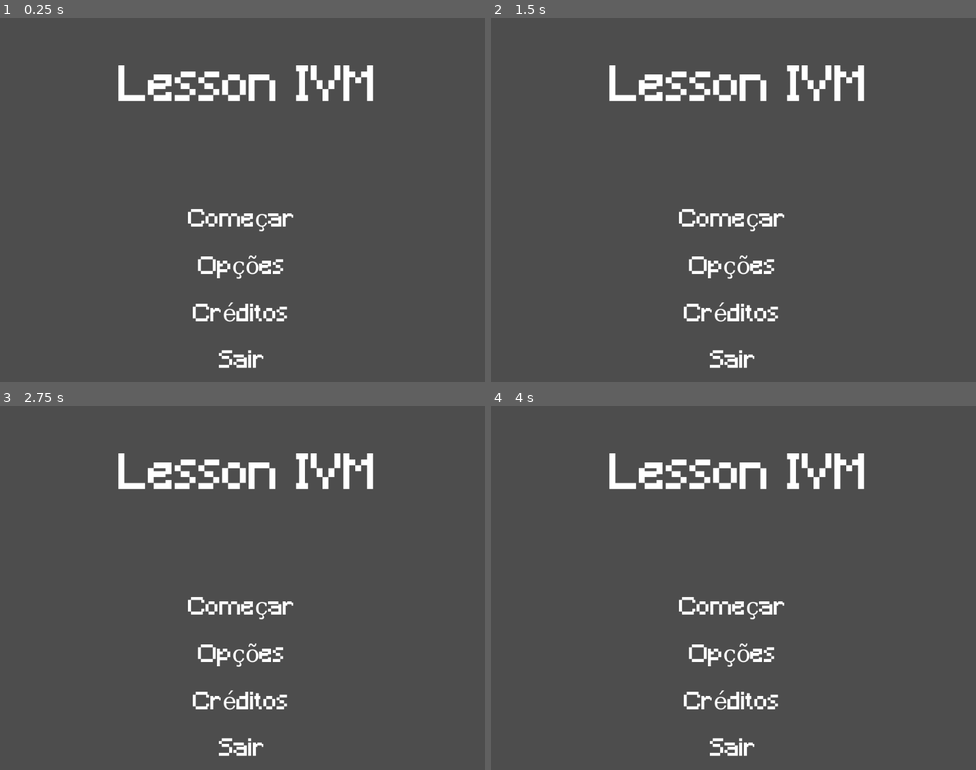
Above: before the commit, frames 1-4 (two rows, left to right).
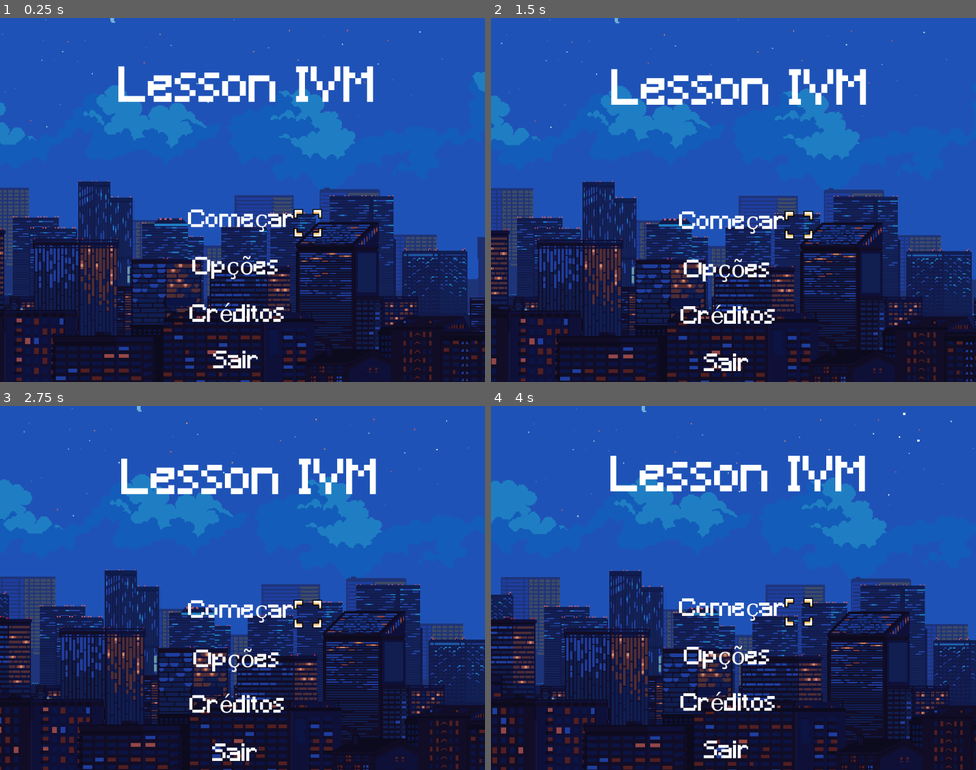
Above: after the commit, the same moments.

Repository: LaysonGabrielLopesDosSantos/XenoStory
Game: Godot game, scene res://assets/menu/code/menu.tscn
The game is run twice, just before and just after one commit, with the same random seed, the same clock (stepped at 60 frames per second) and the same inputs.
Inputs:
- Up to frame 1 (0.25 s): no input
- Up to frame 2 (1.5 s): no input
- Up to frame 3 (2.75 s): no input
- Up to frame 4 (4 s): no input

The runs differ from the first frame. In frame 1, 98% of the frame differs, in the area x 0-100%, y 0-100%; in frame 2, 99%; in frame 3, 99%; in frame 4, 99%.

Commit message:
Atualização do menu

Diff:
--- a/Lesson IVM/assets/menu/code/menu.tscn
+++ b/Lesson IVM/assets/menu/code/menu.tscn
@@ -1,6 +1,391 @@
-[gd_scene load_steps=2 format=3 uid="uid://crlwqygro2xfr"]
-
+[gd_scene load_steps=23 format=3 uid="uid://crlwqygro2xfr"]
+
+[ext_resource type="Texture2D" uid="uid://bdijx0fkglbo1" path="res://assets/background/10.png" id="1_ehdul"]
 [ext_resource type="FontFile" uid="uid://djxh6jy12evy1" path="res://assets/fonts/Minecraft.ttf" id="1_firyp"]
+[ext_resource type="Texture2D" uid="uid://cdjhulr2q4p8x" path="res://assets/select/UI_Flat_Select01a_2.png" id="3_v1alu"]
+
+[sub_resource type="GDScript" id="GDScript_h85h5"]
+resource_name = "menu"
+script/source = "extends Control
+
+var select = 0
+@onready var selection = $selection
+@onready var start = $start
+@onready var options = $configuration
+@onready var credits = $credits
+@onready var exit = $exit
+
+func _select():
+	if Input.is_action_just_pressed(\"Up\"):
+		if select > 0:
+			select -= 1
+	if Input.is_action_just_pressed(\"Down\"):
+		if select < 3:
+			select += 1
+	if select == 0:
+		selection.position.x = 650
+		selection.position.y = start.position.y + 32
+	if select == 1:
+		selection.position.x = 630
+		selection.position.y = options.position.y + 32
+	if select == 2:
+		selection.position.x = 640
+		selection.position.y = credits.position.y + 32
+	if select == 3:
+		selection.position.x = 600
+		selection.position.y = exit.position.y + 28
+
+func _process(delta):
+	_select()
+"
+
+[sub_resource type="Animation" id="Animation_je3k2"]
+resource_name = "wait"
+length = 20.0
+loop_mode = 2
+tracks/0/type = "bezier"
+tracks/0/imported = false
+tracks/0/enabled = true
+tracks/0/path = NodePath(".:position:x")
+tracks/0/interp = 1
+tracks/0/loop_wrap = true
+tracks/0/keys = {
+"handle_modes": PackedInt32Array(0, 0, 0),
+"points": PackedFloat32Array(280, -0.25, 0, 0.25, 0, 736, -0.25, 0, 0.25, 0, 296, -0.25, 0, 0.25, 0),
+"times": PackedFloat32Array(0, 20, 40)
+}
+tracks/1/type = "bezier"
+tracks/1/imported = false
+tracks/1/enabled = true
+tracks/1/path = NodePath(".:position:y")
+tracks/1/interp = 1
+tracks/1/loop_wrap = true
+tracks/1/keys = {
+"handle_modes": PackedInt32Array(0, 0, 0, 0),
+"points": PackedFloat32Array(384, -0.25, 0, 0.25, 0, 392, -0.25, 0, 0.25, 0, 384, -0.25, 0, 0.25, 0, 400, -0.25, 0, 0.25, 0),
+"times": PackedFloat32Array(0, 10, 20, 40)
+}
+
+[sub_resource type="Animation" id="Animation_qu4fl"]
+length = 0.001
+tracks/0/type = "bezier"
+tracks/0/imported = false
+tracks/0/enabled = true
+tracks/0/path = NodePath(".:position:x")
+tracks/0/interp = 1
+tracks/0/loop_wrap = true
+tracks/0/keys = {
+"handle_modes": PackedInt32Array(0),
+"points": PackedFloat32Array(512, -0.25, 0, 0.25, 0),
+"times": PackedFloat32Array(0)
+}
+tracks/1/type = "bezier"
+tracks/1/imported = false
+tracks/1/enabled = true
+tracks/1/path = NodePath(".:position:y")
+tracks/1/interp = 1
+tracks/1/loop_wrap = true
+tracks/1/keys = {
+"handle_modes": PackedInt32Array(0),
+"points": PackedFloat32Array(392, -0.25, 0, 0.25, 0),
+"times": PackedFloat32Array(0)
+}
+
+[sub_resource type="AnimationLibrary" id="AnimationLibrary_qa2dr"]
+_data = {
+"RESET": SubResource("Animation_qu4fl"),
+"wait": SubResource("Animation_je3k2")
+}
+
+[sub_resource type="Animation" id="Animation_ihlvp"]
+resource_name = "wait"
+length = 2.5
+loop_mode = 2
+tracks/0/type = "bezier"
+tracks/0/imported = false
+tracks/0/enabled = true
+tracks/0/path = NodePath(".:position:x")
+tracks/0/interp = 1
+tracks/0/loop_wrap = true
+tracks/0/keys = {
+"handle_modes": PackedInt32Array(0, 0, 0),
+"points": PackedFloat32Array(250, -0.25, 0, 0.25, 0, 256, -0.25, 0, 0.25, 0, 256, -0.25, 0, 0.25, 0),
+"times": PackedFloat32Array(0, 2.5, 5)
+}
+tracks/1/type = "bezier"
+tracks/1/imported = false
+tracks/1/enabled = true
+tracks/1/path = NodePath(".:position:y")
+tracks/1/interp = 1
+tracks/1/loop_wrap = true
+tracks/1/keys = {
+"handle_modes": PackedInt32Array(0, 0, 0),
+"points": PackedFloat32Array(101, -0.25, 0, 0.25, 0, 112, -0.25, 0, 0.25, 0, 104, -0.25, 0, 0.25, 0),
+"times": PackedFloat32Array(0, 2.5, 5)
+}
+
+[sub_resource type="Animation" id="Animation_hks87"]
+length = 0.001
+tracks/0/type = "bezier"
+tracks/0/imported = false
+tracks/0/enabled = true
+tracks/0/path = NodePath(".:position:x")
+tracks/0/interp = 1
+tracks/0/loop_wrap = true
+tracks/0/keys = {
+"handle_modes": PackedInt32Array(0),
+"points": PackedFloat32Array(256, -0.25, 0, 0.25, 0),
+"times": PackedFloat32Array(0)
+}
+tracks/1/type = "bezier"
+tracks/1/imported = false
+tracks/1/enabled = true
+tracks/1/path = NodePath(".:position:y")
+tracks/1/interp = 1
+tracks/1/loop_wrap = true
+tracks/1/keys = {
+"handle_modes": PackedInt32Array(0),
+"points": PackedFloat32Array(112, -0.25, 0, 0.25, 0),
+"times": PackedFloat32Array(0)
+}
+
+[sub_resource type="AnimationLibrary" id="AnimationLibrary_iaek3"]
+_data = {
+"RESET": SubResource("Animation_hks87"),
+"wait": SubResource("Animation_ihlvp")
+}
+
+[sub_resource type="Animation" id="Animation_eo2af"]
+resource_name = "wait"
+length = 2.5
+loop_mode = 2
+tracks/0/type = "bezier"
+tracks/0/imported = false
+tracks/0/enabled = true
+tracks/0/path = NodePath(".:position:x")
+tracks/0/interp = 1
+tracks/0/loop_wrap = true
+tracks/0/keys = {
+"handle_modes": PackedInt32Array(0),
+"points": PackedFloat32Array(397, -0.25, 0, 0.25, 0),
+"times": PackedFloat32Array(0)
+}
+tracks/1/type = "bezier"
+tracks/1/imported = false
+tracks/1/enabled = true
+tracks/1/path = NodePath(".:position:y")
+tracks/1/interp = 1
+tracks/1/loop_wrap = true
+tracks/1/keys = {
+"handle_modes": PackedInt32Array(0, 0, 0),
+"points": PackedFloat32Array(400, -0.25, 0, 0.25, 0, 408, -0.25, 0, 0.25, 0, 400, -0.25, 0, 0.25, 0),
+"times": PackedFloat32Array(0, 2.5, 5)
+}
+
+[sub_resource type="Animation" id="Animation_8k5sc"]
+length = 0.001
+tracks/0/type = "bezier"
+tracks/0/imported = false
+tracks/0/enabled = true
+tracks/0/path = NodePath(".:position:x")
+tracks/0/interp = 1
+tracks/0/loop_wrap = true
+tracks/0/keys = {
+"handle_modes": PackedInt32Array(0),
+"points": PackedFloat32Array(392, -0.25, 0, 0.25, 0),
+"times": PackedFloat32Array(0)
+}
+tracks/1/type = "bezier"
+tracks/1/imported = false
+tracks/1/enabled = true
+tracks/1/path = NodePath(".:position:y")
+tracks/1/interp = 1
+tracks/1/loop_wrap = true
+tracks/1/keys = {
+"handle_modes": PackedInt32Array(0),
+"points": PackedFloat32Array(408, -0.25, 0, 0.25, 0),
+"times": PackedFloat32Array(0)
+}
+
+[sub_resource type="AnimationLibrary" id="AnimationLibrary_arjwe"]
+_data = {
+"RESET": SubResource("Animation_8k5sc"),
+"wait": SubResource("Animation_eo2af")
+}
+
+[sub_resource type="Animation" id="Animation_kj4pm"]
+resource_name = "wait"
+length = 2.5
+loop_mode = 2
+tracks/0/type = "bezier"
+tracks/0/imported = false
+tracks/0/enabled = true
+tracks/0/path = NodePath(".:position:x")
+tracks/0/interp = 1
+tracks/0/loop_wrap = true
+tracks/0/keys = {
+"handle_modes": PackedInt32Array(0, 0, 0),
+"points": PackedFloat32Array(390, -0.25, 0, 0.25, 0, 392, -0.25, 0, 0.25, 0, 392, -0.25, 0, 0.25, 0),
+"times": PackedFloat32Array(0, 2.5, 5)
+}
+tracks/1/type = "bezier"
+tracks/1/imported = false
+tracks/1/enabled = true
+tracks/1/path = NodePath(".:position:y")
+tracks/1/interp = 1
+tracks/1/loop_wrap = true
+tracks/1/keys = {
+"handle_modes": PackedInt32Array(0, 0, 0),
+"points": PackedFloat32Array(500, -0.25, 0, 0.25, 0, 512, -0.25, 0, 0.25, 0, 496, -0.25, 0, 0.25, 0),
+"times": PackedFloat32Array(0, 2.5, 5)
+}
+
+[sub_resource type="Animation" id="Animation_o07ni"]
+length = 0.001
+tracks/0/type = "bezier"
+tracks/0/imported = false
+tracks/0/enabled = true
+tracks/0/path = NodePath(".:position:x")
+tracks/0/interp = 1
+tracks/0/loop_wrap = true
+tracks/0/keys = {
+"handle_modes": PackedInt32Array(0),
+"points": PackedFloat32Array(0, -0.25, 0, 0.25, 0),
+"times": PackedFloat32Array(0)
+}
+tracks/1/type = "bezier"
+tracks/1/imported = false
+tracks/1/enabled = true
+tracks/1/path = NodePath(".:position:y")
+tracks/1/interp = 1
+tracks/1/loop_wrap = true
+tracks/1/keys = {
+"handle_modes": PackedInt32Array(0),
+"points": PackedFloat32Array(0, -0.25, 0, 0.25, 0),
+"times": PackedFloat32Array(0)
+}
+
+[sub_resource type="AnimationLibrary" id="AnimationLibrary_7phf6"]
+_data = {
+"RESET": SubResource("Animation_o07ni"),
+"wait": SubResource("Animation_kj4pm")
+}
+
+[sub_resource type="Animation" id="Animation_savoi"]
+resource_name = "wait"
+length = 2.5
+loop_mode = 2
+tracks/0/type = "bezier"
+tracks/0/imported = false
+tracks/0/enabled = true
+tracks/0/path = NodePath(".:position:x")
+tracks/0/interp = 1
+tracks/0/loop_wrap = true
+tracks/0/keys = {
+"handle_modes": PackedInt32Array(0, 0),
+"points": PackedFloat32Array(400, -0.25, 0, 0.25, 0, 400, -0.25, 0, 0.25, 0),
+"times": PackedFloat32Array(0, 2.5)
+}
+tracks/1/type = "bezier"
+tracks/1/imported = false
+tracks/1/enabled = true
+tracks/1/path = NodePath(".:position:y")
+tracks/1/interp = 1
+tracks/1/loop_wrap = true
+tracks/1/keys = {
+"handle_modes": PackedInt32Array(0, 0),
+"points": PackedFloat32Array(600, -0.25, 0, 0.25, 0, 608, -0.25, 0, 0.25, 0),
+"times": PackedFloat32Array(0, 2.5)
+}
+
+[sub_resource type="Animation" id="Animation_0x3gg"]
+length = 0.001
+tracks/0/type = "bezier"
+tracks/0/imported = false
+tracks/0/enabled = true
+tracks/0/path = NodePath(".:position:x")
+tracks/0/interp = 1
+tracks/0/loop_wrap = true
+tracks/0/keys = {
+"handle_modes": PackedInt32Array(0),
+"points": PackedFloat32Array(400, -0.25, 0, 0.25, 0),
+"times": PackedFloat32Array(0)
+}
+tracks/1/type = "bezier"
+tracks/1/imported = false
+tracks/1/enabled = true
+tracks/1/path = NodePath(".:position:y")
+tracks/1/interp = 1
+tracks/1/loop_wrap = true
+tracks/1/keys = {
+"handle_modes": PackedInt32Array(0),
+"points": PackedFloat32Array(600, -0.25, 0, 0.25, 0),
+"times": PackedFloat32Array(0)
+}
+
+[sub_resource type="AnimationLibrary" id="AnimationLibrary_afnj1"]
+_data = {
+"RESET": SubResource("Animation_0x3gg"),
+"wait": SubResource("Animation_savoi")
+}
+
+[sub_resource type="Animation" id="Animation_jubhr"]
+resource_name = "wait"
+length = 2.5
+loop_mode = 2
+tracks/0/type = "bezier"
+tracks/0/imported = false
+tracks/0/enabled = true
+tracks/0/path = NodePath(".:position:x")
+tracks/0/interp = 1
+tracks/0/loop_wrap = true
+tracks/0/keys = {
+"handle_modes": PackedInt32Array(0, 0),
+"points": PackedFloat32Array(450, -0.25, 0, 0.25, 0, 448, -0.25, 0, 0.25, 0),
+"times": PackedFloat32Array(0, 2.5)
+}
+tracks/1/type = "bezier"
+tracks/1/imported = false
+tracks/1/enabled = true
+tracks/1/path = NodePath(".:position:y")
+tracks/1/interp = 1
+tracks/1/loop_wrap = true
+tracks/1/keys = {
+"handle_modes": PackedInt32Array(0, 0),
+"points": PackedFloat32Array(700, -0.25, 0, 0.25, 0, 712, -0.25, 0, 0.25, 0),
+"times": PackedFloat32Array(0, 2.5)
+}
+
+[sub_resource type="Animation" id="Animation_u7hwf"]
+length = 0.001
+tracks/0/type = "bezier"
+tracks/0/imported = false
+tracks/0/enabled = true
+tracks/0/path = NodePath(".:position:x")
+tracks/0/interp = 1
+tracks/0/loop_wrap = true
+tracks/0/keys = {
+"handle_modes": PackedInt32Array(0),
+"points": PackedFloat32Array(450, -0.25, 0, 0.25, 0),
+"times": PackedFloat32Array(0)
+}
+tracks/1/type = "bezier"
+tracks/1/imported = false
+tracks/1/enabled = true
+tracks/1/path = NodePath(".:position:y")
+tracks/1/interp = 1
+tracks/1/loop_wrap = true
+tracks/1/keys = {
+"handle_modes": PackedInt32Array(0),
+"points": PackedFloat32Array(700, -0.25, 0, 0.25, 0),
+"times": PackedFloat32Array(0)
+}
+
+[sub_resource type="AnimationLibrary" id="AnimationLibrary_70c6q"]
+_data = {
+"RESET": SubResource("Animation_u7hwf"),
+"wait": SubResource("Animation_jubhr")
+}
 
 [node name="menu" type="Control"]
 custom_minimum_size = Vector2(1024, 768)
@@ -16,13 +401,53 @@
 offset_bottom = 384.0
 grow_horizontal = 2
 grow_vertical = 2
+script = SubResource("GDScript_h85h5")
+
+[node name="cam" type="Camera2D" parent="."]
+position = Vector2(512, 384)
+
+[node name="background" type="Sprite2D" parent="."]
+position = Vector2(512, 392)
+scale = Vector2(0.65, 0.65)
+texture = ExtResource("1_ehdul")
+
+[node name="background animation" type="AnimationPlayer" parent="background"]
+libraries = {
+"": SubResource("AnimationLibrary_qa2dr")
+}
+autoplay = "wait"
+
+[node name="selection" type="Sprite2D" parent="."]
+texture_filter = 1
+position = Vector2(600, 735)
+scale = Vector2(2, 2)
+texture = ExtResource("3_v1alu")
+
+[node name="title" type="RichTextLabel" parent="."]
+layout_mode = 0
+offset_left = 256.0
+offset_top = 112.0
+offset_right = 806.0
+offset_bottom = 212.0
+pivot_offset = Vector2(275, 50)
+theme_override_fonts/normal_font = ExtResource("1_firyp")
+theme_override_font_sizes/normal_font_size = 100
+text = "Lesson IVM"
+scroll_active = false
+shortcut_keys_enabled = false
+
+[node name="title animation" type="AnimationPlayer" parent="title"]
+libraries = {
+"": SubResource("AnimationLibrary_iaek3")
+}
+autoplay = "wait"
 
 [node name="start" type="RichTextLabel" parent="."]
 layout_mode = 0
-offset_left = 397.0
-offset_top = 400.0
-offset_right = 627.0
-offset_bottom = 480.0
+offset_left = 392.0
+offset_top = 408.0
+offset_right = 622.0
+offset_bottom = 488.0
 pivot_offset = Vector2(115, 40)
 theme_override_fonts/normal_font = ExtResource("1_firyp")
 theme_override_font_sizes/normal_font_size = 50
@@ -30,25 +455,16 @@
 scroll_active = false
 shortcut_keys_enabled = false
 
-[node name="title" type="RichTextLabel" parent="."]
-layout_mode = 0
-offset_left = 250.0
-offset_top = 100.0
-offset_right = 800.0
-offset_bottom = 200.0
-pivot_offset = Vector2(275, 50)
-theme_override_fonts/normal_font = ExtResource("1_firyp")
-theme_override_font_sizes/normal_font_size = 100
-text = "Lesson IVM"
-scroll_active = false
-shortcut_keys_enabled = false
+[node name="start animation" type="AnimationPlayer" parent="start"]
+libraries = {
+"": SubResource("AnimationLibrary_arjwe")
+}
+autoplay = "wait"
 
 [node name="configuration" type="RichTextLabel" parent="."]
 layout_mode = 0
-offset_left = 402.0
-offset_top = 500.0
-offset_right = 622.0
-offset_bottom = 580.0
+offset_right = 220.0
+offset_bottom = 79.9998
 pivot_offset = Vector2(110, 40)
 theme_override_fonts/normal_font = ExtResource("1_firyp")
 theme_override_font_sizes/normal_font_size = 50
@@ -56,11 +472,17 @@
 scroll_active = false
 shortcut_keys_enabled = false
 
+[node name="configuration animation" type="AnimationPlayer" parent="configuration"]
+libraries = {
+"": SubResource("AnimationLibrary_7phf6")
+}
+autoplay = "wait"
+
 [node name="credits" type="RichTextLabel" parent="."]
 layout_mode = 0
-offset_left = 407.0
+offset_left = 400.0
 offset_top = 600.0
-offset_right = 617.0
+offset_right = 610.0
 offset_bottom = 680.0
 pivot_offset = Vector2(105, 40)
 theme_override_fonts/normal_font = ExtResource("1_firyp")
@@ -69,11 +491,17 @@
 scroll_active = false
 shortcut_keys_enabled = false
 
+[node name="credits animation" type="AnimationPlayer" parent="credits"]
+libraries = {
+"": SubResource("AnimationLibrary_afnj1")
+}
+autoplay = "wait"
+
 [node name="exit" type="RichTextLabel" parent="."]
 layout_mode = 0
-offset_left = 462.0
+offset_left = 450.0
 offset_top = 700.0
-offset_right = 562.0
+offset_right = 550.0
 offset_bottom = 780.0
 pivot_offset = Vector2(50, 40)
 theme_override_fonts/normal_font = ExtResource("1_firyp")
@@ -82,5 +510,22 @@
 scroll_active = false
 shortcut_keys_enabled = false
 
-[node name="cam" type="Camera2D" parent="."]
-position = Vector2(512, 384)
+[node name="exit animation" type="AnimationPlayer" parent="exit"]
+libraries = {
+"": SubResource("AnimationLibrary_70c6q")
+}
+autoplay = "wait"
+
+[node name="snow" type="CPUParticles2D" parent="."]
+position = Vector2(1088, -98)
+amount = 1000
+lifetime = 200.0
+randomness = 1.0
+lifetime_randomness = 1.0
+emission_shape = 1
+emission_sphere_radius = 11.45
+direction = Vector2(-1, 1)
+gravity = Vector2(-1, 1)
+initial_velocity_min = 5.0
+initial_velocity_max = 100.0
+scale_amount_max = 5.0
--- a/Lesson IVM/project.godot
+++ b/Lesson IVM/project.godot
@@ -21,8 +21,23 @@
 window/size/mode=3
 window/size/resizable=false
 window/stretch/aspect="expand"
+mouse_cursor/custom_image="res://assets/cursor/cursor_default.png"
+
+[input]
+
+Up={
+"deadzone": 0.5,
+"events": [Object(InputEventKey,"resource_local_to_scene":false,"resource_name":"","device":-1,"window_id":0,"alt_pressed":false,"shift_pressed":false,"ctrl_pressed":false,"meta_pressed":false,"pressed":false,"keycode":0,"physical_keycode":4194320,"key_label":0,"unicode":0,"echo":false,"script":null)
+]
+}
+Down={
+"deadzone": 0.5,
+"events": [Object(InputEventKey,"resource_local_to_scene":false,"resource_name":"","device":-1,"window_id":0,"alt_pressed":false,"shift_pressed":false,"ctrl_pressed":false,"meta_pressed":false,"pressed":false,"keycode":0,"physical_keycode":4194322,"key_label":0,"unicode":0,"echo":false,"script":null)
+]
+}
 
 [rendering]
 
+textures/canvas_textures/default_texture_filter=0
 renderer/rendering_method="gl_compatibility"
 renderer/rendering_method.mobile="gl_compatibility"
Binary file added: Lesson IVM/assets/background/10.png
Not shown, added: Lesson IVM/assets/background/10.png.import
Binary file added: Lesson IVM/assets/cursor/cursor_default.png
Not shown, added: Lesson IVM/assets/cursor/cursor_default.png.import
Binary file added: Lesson IVM/assets/select/UI_Flat_Select01a_2.png
Not shown, added: Lesson IVM/assets/select/UI_Flat_Select01a_2.png.import
